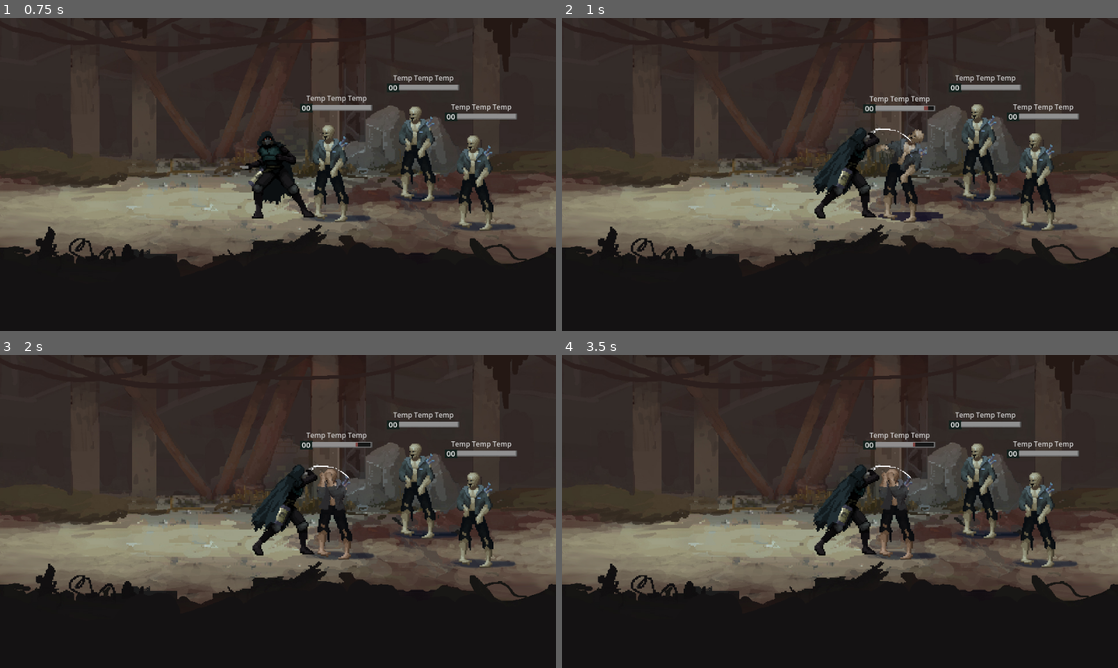
Above: before the commit, frames 1-4 (two rows, left to right).
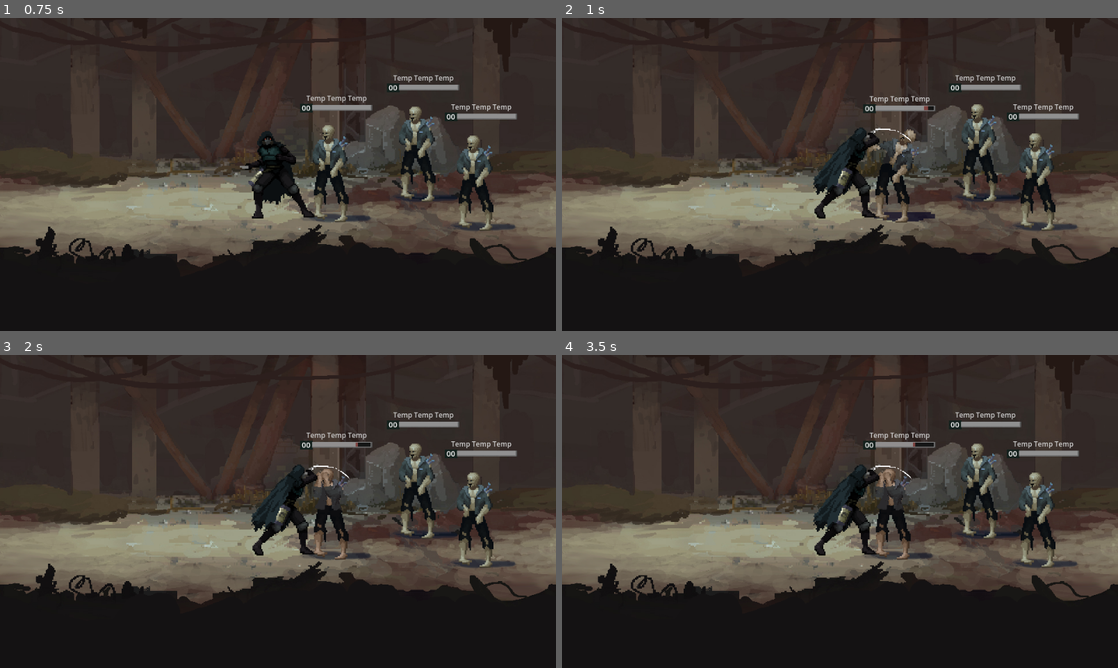
Above: after the commit, the same moments.

Repository: lynxLoad/biosplit
Game: Godot game, scene res://game/arena/arena.tscn
The game is run twice, just before and just after one commit, with the same random seed, the same clock (stepped at 60 frames per second) and the same inputs.
Inputs:
- Up to frame 1 (0.75 s): hold Z (attack) from 0.53 s (still down)
- Up to frame 2 (1 s): keep holding Z (attack); tap X (block) at 0.8 s
- Up to frame 3 (2 s): release Z (attack) at 1.28 s; tap X (block) at 1.35 s; tap Z (attack) at 1.55 s
- Up to frame 4 (3.5 s): hold Z (attack) 2.03-2.78 s; tap X (block) at 2.3, 2.85 s; tap Z (attack) at 3.05 s

Frame 1 is identical in both runs. In frame 2, 1.4% of the frame differs, in the area x 55-69%, y 35-66%; in frame 3, 0.7%; in frame 4, 0.7%.

Commit message:
feat(combat): add hit shake presets and tune enemy death
- HitShakePreset enum + presets table (LIGHT..CRITICAL..BLOCK_HIT)
  with multi-oscillation decay and optional jitter
- _play_hit_shake accepts distance/preset overrides; block uses BLOCK_HIT
- enemy death: knockback 0.45 -> 0.25, fade_delay 0.6 -> 0.8

Diff:
--- a/game/characters/character_base.gd
+++ b/game/characters/character_base.gd
@@ -23,8 +23,32 @@
 
 @export var animation_frame_damage: int = 1
 
+## ── hit shake: пресеты ──
+enum HitShakePreset { LIGHT, MEDIUM, HEAVY, CRITICAL, JAB, MAGIC, BLOCK_HIT, CUSTOM }
+
+const HIT_SHAKE_PRESETS := {
+	HitShakePreset.LIGHT:     {"distance": 6.0,  "duration": 0.18, "oscillations": 4, "decay": 0.55, "return_mult": 1.2},
+	HitShakePreset.MEDIUM:    {"distance": 14.0, "duration": 0.30, "oscillations": 7, "decay": 0.65, "return_mult": 1.5},
+	HitShakePreset.HEAVY:     {"distance": 24.0, "duration": 0.45, "oscillations": 6, "decay": 0.78, "return_mult": 1.6},
+	HitShakePreset.CRITICAL:  {"distance": 32.0, "duration": 0.55, "oscillations": 9, "decay": 0.80, "return_mult": 2.0},
+	HitShakePreset.JAB:       {"distance": 8.0,  "duration": 0.12, "oscillations": 3, "decay": 0.45, "return_mult": 1.0},
+	HitShakePreset.MAGIC:     {"distance": 10.0, "duration": 0.40, "oscillations": 8, "decay": 0.70, "return_mult": 1.8},
+	HitShakePreset.BLOCK_HIT: {"distance": 6.0,  "duration": 0.20, "oscillations": 5, "decay": 0.60, "return_mult": 1.3},
+}
+
+## Активный пресет. При значении CUSTOM используются экспорты ниже.
+@export var hit_shake_preset: HitShakePreset = HitShakePreset.MEDIUM
+
+## Случайный разброс на каждый удар (±доля от базового значения).
+@export_range(0.0, 0.5) var hit_shake_distance_jitter: float = 0.1
+@export_range(0.0, 0.5) var hit_shake_duration_jitter: float = 0.0
+@export_range(0.0, 0.5) var hit_shake_decay_jitter: float = 0.0
+
+## Используются только при hit_shake_preset == CUSTOM.
 @export var hit_shake_distance: float = 14.0
-@export var hit_shake_duration: float = 0.12
+@export var hit_shake_duration: float = 0.3
+@export_range(0, 10) var hit_shake_oscillations: int = 7
+@export_range(0.0, 1.0) var hit_shake_decay: float = 0.65
 @export var hit_shake_return_mult: float = 1.5
 
 @export var flash_color: Color = Color(1, 0.4, 0.4, 1)
@@ -184,16 +208,10 @@
 
 
 ## Вход в стойку блокирования. Удерживается, пока не вызван unblock().
-## Урон в этот период ослабляется на get_block_damage_reduction(); остаток
-## проходит через _apply_damage (см. take_damage). Ход не тратится:
-## turn_finished здесь НЕ эмитится, таймаута нет.
-## _is_busy = true на время блока — это гарантирует, что attack() не стартует
-## и что снаружи через is_busy() видно «персонаж занят стойкой».
 func block() -> void:
 	if _is_dead or _is_blocking:
 		return
 	if _is_busy:
-		# Нельзя встать в блок посреди атаки/отхода.
 		return
 	_is_busy = true
 	_is_blocking = true
@@ -203,8 +221,6 @@
 	block_started.emit()
 
 
-## Выход из стойки блокирования. Снимает _is_busy — персонаж снова
-## доступен для атаки и других действий. turn_finished не эмитится.
 func unblock() -> void:
 	if not _is_blocking:
 		return
@@ -222,7 +238,6 @@
 
 	_last_hit_from = from_position
 
-	# Блок перехватывает урон раньше проверки _is_busy (во время блока busy == true).
 	if _is_blocking:
 		await _on_blocked_hit(amount, from_position)
 		return
@@ -270,9 +285,6 @@
 
 # ── internal: урон ──
 
-## Применяет урон. `flash = false` — тихо (без красной вспышки и shake);
-## используется, когда урон прошёл во время блока (там уже сыграли
-## синяя вспышка и block-shake).
 func _apply_damage(amount: float, flash: bool = true) -> void:
 	health = maxf(0.0, health - amount)
 	damaged.emit(amount)
@@ -311,12 +323,47 @@
 
 # ── internal: реакция на удар ──
 
-func _play_hit_shake(from_position: Vector2, distance: float = -1.0) -> void:
+## Возвращает результирующие параметры shake для указанного пресета.
+## Для HitShakePreset.CUSTOM берёт экспорты экземпляра.
+func _resolve_hit_shake(preset_override: int = -1) -> Dictionary:
+	var preset: int = preset_override if preset_override >= 0 else hit_shake_preset
+	if preset == HitShakePreset.CUSTOM:
+		return {
+			"distance": hit_shake_distance,
+			"duration": hit_shake_duration,
+			"oscillations": hit_shake_oscillations,
+			"decay": hit_shake_decay,
+			"return_mult": hit_shake_return_mult,
+		}
+	return HIT_SHAKE_PRESETS.get(preset, HIT_SHAKE_PRESETS[HitShakePreset.MEDIUM])
+
+
+## Запускает hit-shake.
+## distance_override >= 0 — переопределяет distance пресета (используется блоком).
+## preset_override >= 0 — принудительный пресет (используется блоком).
+## Jitter применяется поверх финальных значений.
+func _play_hit_shake(
+	from_position: Vector2,
+	distance_override: float = -1.0,
+	preset_override: int = -1
+) -> void:
 	if not animated_sprite or _is_dead:
 		return
 
-	if distance < 0.0:
-		distance = hit_shake_distance
+	var p := _resolve_hit_shake(preset_override)
+	var distance: float = distance_override if distance_override >= 0.0 else p["distance"]
+	var duration: float = p["duration"]
+	var oscillations: int = p["oscillations"]
+	var decay: float = p["decay"]
+	var return_mult: float = p["return_mult"]
+
+	# Рандомный разброс на каждый удар.
+	if hit_shake_distance_jitter > 0.0:
+		distance *= randf_range(1.0 - hit_shake_distance_jitter, 1.0 + hit_shake_distance_jitter)
+	if hit_shake_duration_jitter > 0.0:
+		duration *= randf_range(1.0 - hit_shake_duration_jitter, 1.0 + hit_shake_duration_jitter)
+	if hit_shake_decay_jitter > 0.0:
+		decay = clampf(decay + randf_range(-hit_shake_decay_jitter, hit_shake_decay_jitter), 0.0, 1.0)
 
 	var dir := Vector2.UP
 	if from_position != Vector2.INF:
@@ -324,23 +371,33 @@
 		if d.length_squared() > 0.0001:
 			dir = d.normalized()
 
-	var offset := dir * distance
-
 	if _hit_shake_tween and _hit_shake_tween.is_valid():
 		_hit_shake_tween.kill()
 
 	_hit_shake_tween = create_tween()
-	_hit_shake_tween.set_trans(Tween.TRANS_QUAD)
-	_hit_shake_tween.tween_property(
-		animated_sprite, "position",
-		_sprite_base_position + offset,
-		hit_shake_duration
-	).set_ease(Tween.EASE_OUT)
+	_hit_shake_tween.set_trans(Tween.TRANS_SINE).set_ease(Tween.EASE_IN_OUT)
+
+	oscillations = maxi(1, oscillations)
+	var half_steps := oscillations * 2
+	var step_duration := maxf(duration / float(half_steps + 1), 0.01)
+
+	var amp := distance
+	for i in range(half_steps):
+		var sign := 1.0 if i % 2 == 0 else -1.0
+		var tw := _hit_shake_tween.tween_property(
+			animated_sprite, "position",
+			_sprite_base_position + dir * amp * sign,
+			step_duration
+		)
+		if i == 0:
+			tw.set_ease(Tween.EASE_OUT)
+		amp *= decay
+
 	_hit_shake_tween.tween_property(
 		animated_sprite, "position",
 		_sprite_base_position,
-		hit_shake_duration * hit_shake_return_mult
-	).set_ease(Tween.EASE_IN_OUT)
+		maxf(step_duration * return_mult, 0.01)
+	).set_ease(Tween.EASE_OUT)
 
 
 func _flash_damage() -> void:
@@ -357,22 +414,12 @@
 
 # ── internal: блок ──
 
-## Визуальный/сигнальный отклик блока: проигрывает block-клип, ждёт тайминг,
-## эквивалентный animation_frame_damage (чтобы синяя вспышка и hit_blocked
-## совпадали по моменту с обычной damage-реакцией), и только потом эмитит
-## сигнал, флэшит и делает отскок.
-##
-## Вспышка всегда синяя — даже если часть урона прошла сквозь блок.
-## Прошедший урон применяется отдельно (без красной вспышки), см.
-## _on_blocked_hit / Enemy._reactive_block.
-##
-## Не меняет _is_blocking и _block_absorbed.
 func play_block_reaction(amount: float, from_position: Vector2 = Vector2.INF) -> void:
 	if _is_dead:
 		return
 
 	var total := _get_anim_frame_time(ANIM_DAMAGE, animation_frame_damage)
-	var lead := total * clampf(block_anim_lead_ratio, 0.0, 1.0)
+	var lead := total * block_anim_lead_ratio
 	var rest := total - lead
 
 	if lead > 0.0:
@@ -388,12 +435,9 @@
 
 	hit_blocked.emit(amount)
 	_flash_block()
-	_play_hit_shake(from_position, block_shake_distance)
-
-## Ждёт время, эквивалентное проигрыванию `anim` до кадра `frame`
-## (frame / speed секунд). Нужно для коротких клипов вроде block
-## (1 кадр), где нельзя «дойти» до кадра damage-анимации покадрово,
-## но нужно совпасть с её таймингом.
+	_play_hit_shake(from_position, block_shake_distance, HitShakePreset.BLOCK_HIT)
+
+
 func _wait_anim_frame_time(anim: StringName, frame: int) -> void:
 	if not _has_anim(anim) or frame <= 0:
 		return
@@ -404,6 +448,7 @@
 	if delay <= 0.0:
 		return
 	await get_tree().create_timer(delay).timeout
+
 
 func _get_anim_frame_time(anim: StringName, frame: int) -> float:
 	if not _has_anim(anim) or frame <= 0:
@@ -413,14 +458,11 @@
 		return 0.0
 	return float(frame) / speed
 
-## Обработка попадания во время удерживаемой стойки.
-## Блок гасит `get_block_damage_reduction()` урона; остаток применяется
-## тихо (flash = false) — синяя вспышка уже показала блок.
+
 func _on_blocked_hit(amount: float, from_position: Vector2) -> void:
 	var reduction := get_block_damage_reduction()
 	var leaked := maxf(0.0, amount - reduction)
 
-	# Учитываем только реально погашенную часть (не больше входящего урона).
 	_block_absorbed += amount - leaked
 
 	await play_block_reaction(amount, from_position)
@@ -428,7 +470,6 @@
 		return
 
 	if leaked > 0.0:
-		# flash = false: только синяя вспышка блока, без красной.
 		_apply_damage(leaked, false)
 		if _is_dead:
 			return
@@ -454,7 +495,6 @@
 
 
 # ── internal: смертельный отлёт ──
-# (без изменений относительно предыдущей версии)
 
 func _start_death_knockback() -> void:
 	var from := _last_hit_from
--- a/game/characters/enemy/enemy.tscn
+++ b/game/characters/enemy/enemy.tscn
@@ -11,7 +11,8 @@
 character_stats = ExtResource("2_u24cp")
 weapon = ExtResource("3_u24cp")
 block_flash_color = Color(1, 0.4, 0.4, 1)
-death_fade_delay = 0.6
+death_knockback_duration = 0.25
+death_fade_delay = 0.8
 
 [node name="AnimatedSprite2D" type="AnimatedSprite2D" parent="." unique_id=2005773418]
 sprite_frames = ExtResource("1_3l8e2")
